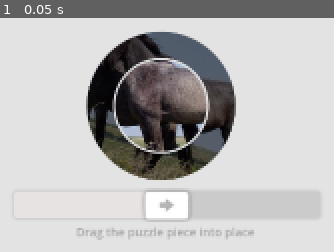
Above: before the commit, frame 1.
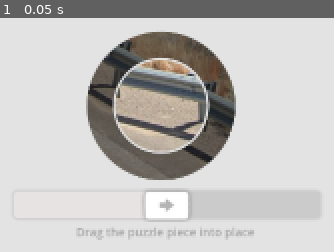
Above: after the commit, the same moment.

Repository: NonsenseNH/CaptchaWare
Game: Godot game, scene res://microgames/alignCircle.tscn
Two runs of this game, one before a commit and one after it. Both use one fixed random seed, a clock stepped at 60 frames per second and the inputs below. This scene is started directly instead of the project's main scene. Sound files missing from this copy of the repository are replaced by a short silence.
Inputs:
- Up to frame 1 (0.05 s): no input

The runs differ from the first frame. In frame 1, 19% of the frame differs, in the area x 25-71%, y 5-70%.

Commit message:
some more images and adjustments

Diff:
--- a/scripts/microgames/align_circle/align_circle.gd
+++ b/scripts/microgames/align_circle/align_circle.gd
@@ -47,7 +47,7 @@
 
 	if !inserted:
 		value_velocity = abs(prev_value_slider - slider.value)
-		sliding_sound.volume_db = lerpf(-5.0, 3.0, minf(value_velocity * 10, 1.0)) if value_velocity > 0.01 else -80.0
+		sliding_sound.volume_db = lerpf(-3.0, 7.0, minf(value_velocity * 10, 1.0)) if value_velocity > 0.01 else -80.0
 	else:
 		sliding_sound.volume_db = -80.0
 
Binary file added: sprites/align_circle/images/freaky.png
Not shown, added: sprites/align_circle/images/freaky.png.import
Binary file added: sprites/align_circle/images/jonkler.png
Not shown, added: sprites/align_circle/images/jonkler.png.import
Binary file added: sprites/align_circle/images/what.png
Not shown, added: sprites/align_circle/images/what.png.import
